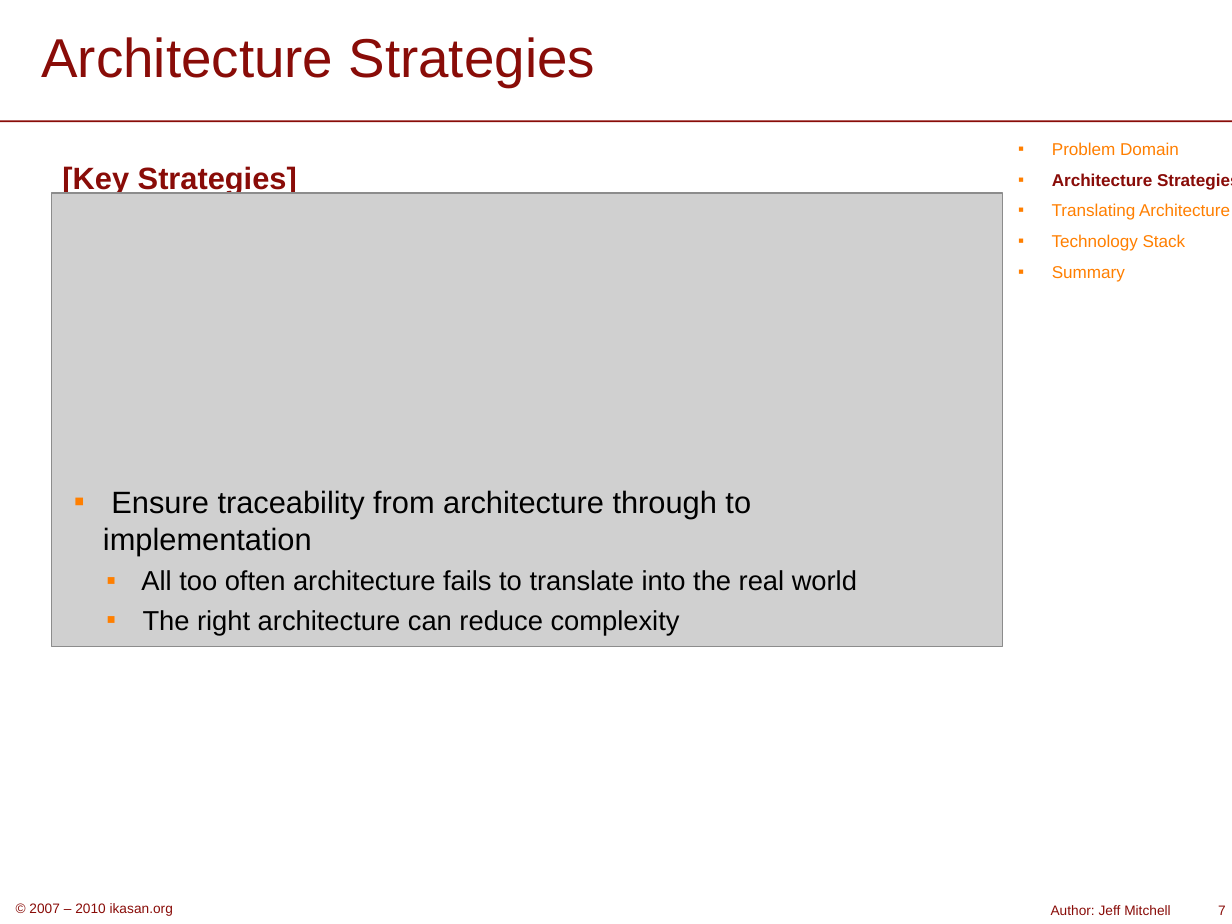
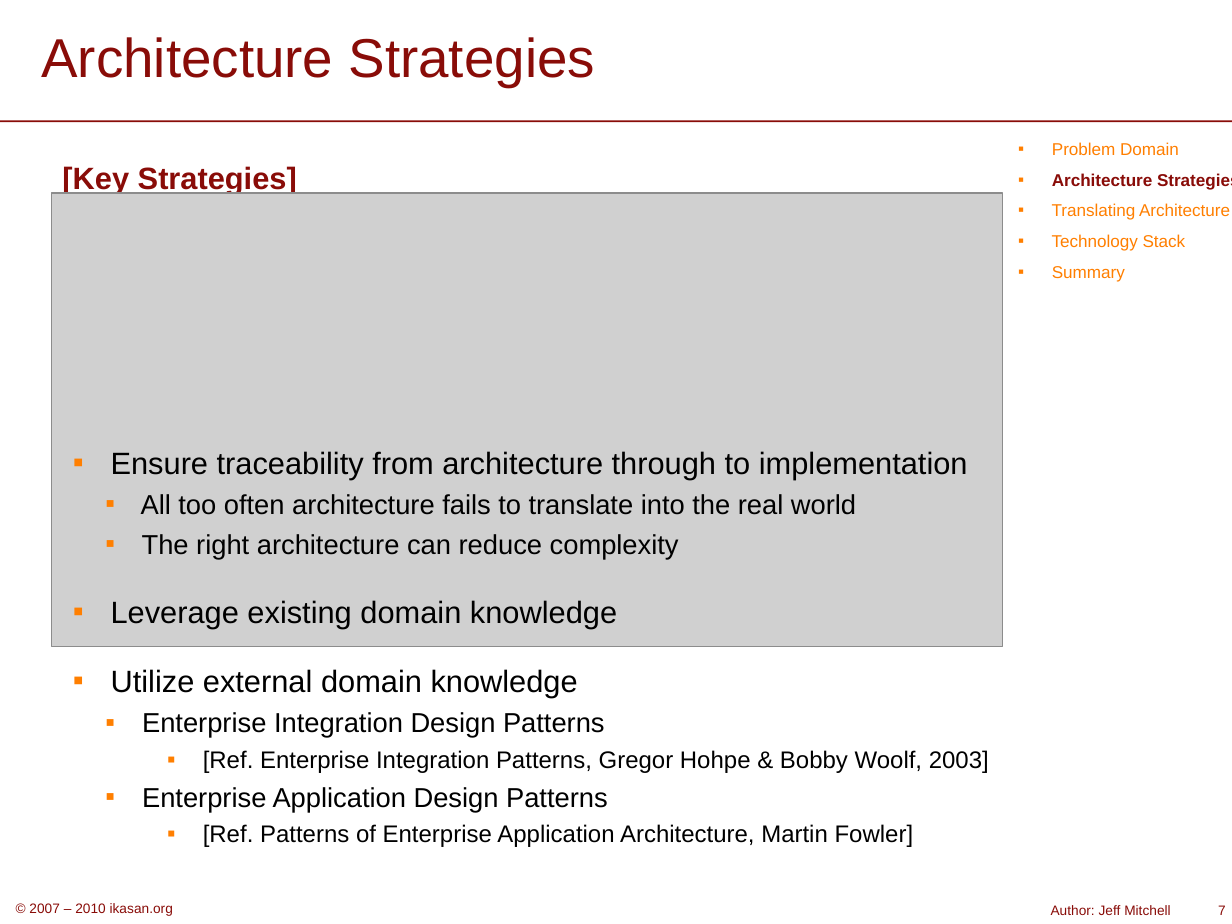
Before and after one commit to ikasanEIP/ikasan, a slide deck: slide 7 of docs/presentation/LightningTalk.ppt. Drawn at 1232x924 pixels with LibreOffice and Linux fonts; fonts in the diff are those of the drawing; grey boxes stand for pictures; background and template pictures are left out. Boxes give left, top, right and bottom in pixels: in the first picture for what was removed or moved away, otherwise in the second. Text is boxed around its words. In the diff, an @@ line names an element or a change of style, - is before the commit and + after.

```diff
--- a/docs/presentation/LightningTalk.ppt
+++ b/docs/presentation/LightningTalk.ppt
@@ text "Ensure traceability from architecture through ...": place and size @@
-text "Ensure traceability from architecture through ..." at [103,490,857,636]
+text "Ensure traceability from architecture through ..." at [111,451,989,847]
@@ text at [111,600,989,847]: paragraphs added @@
+▪ Leverage existing domain knowledge
+▪ Utilize external domain knowledge
+  ▪ Enterprise Integration Design Patterns
+    ▪ [Ref. Enterprise Integration Patterns, Gregor Hohpe & Bobby Woolf, 2003]
+  ▪ Enterprise Application Design Patterns
+    ▪ [Ref. Patterns of Enterprise Application Architecture, Martin Fowler]
```
Also in this commit, not shown: 3 other slides changed.
